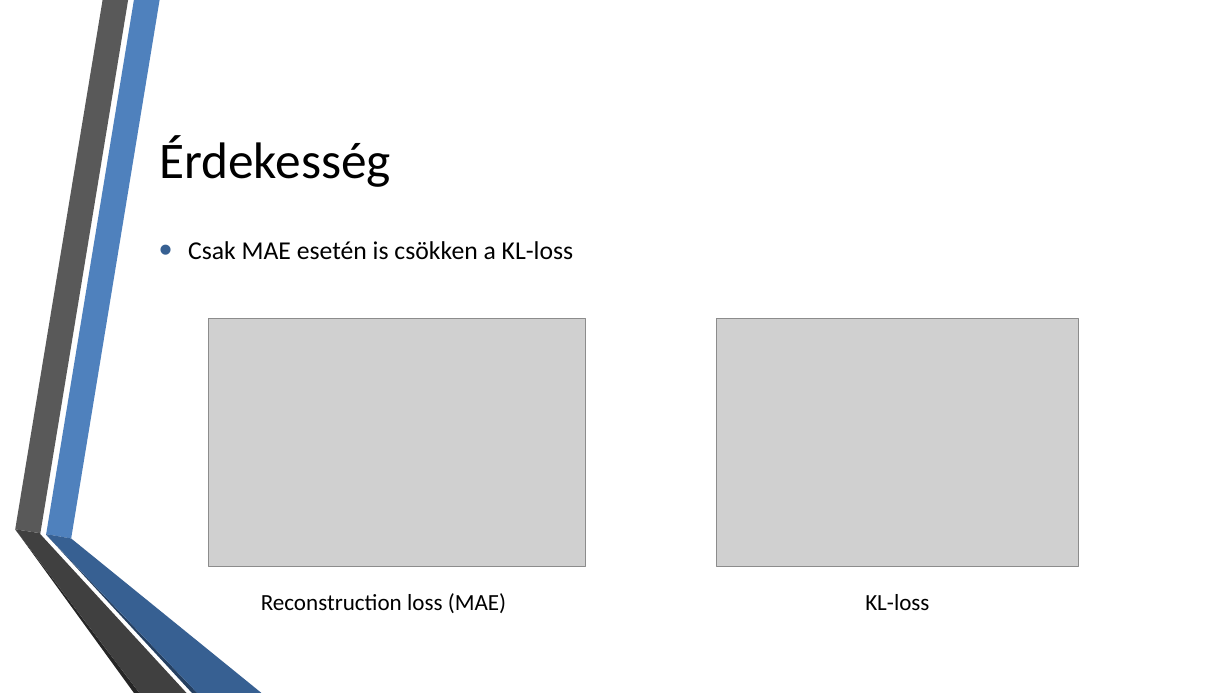
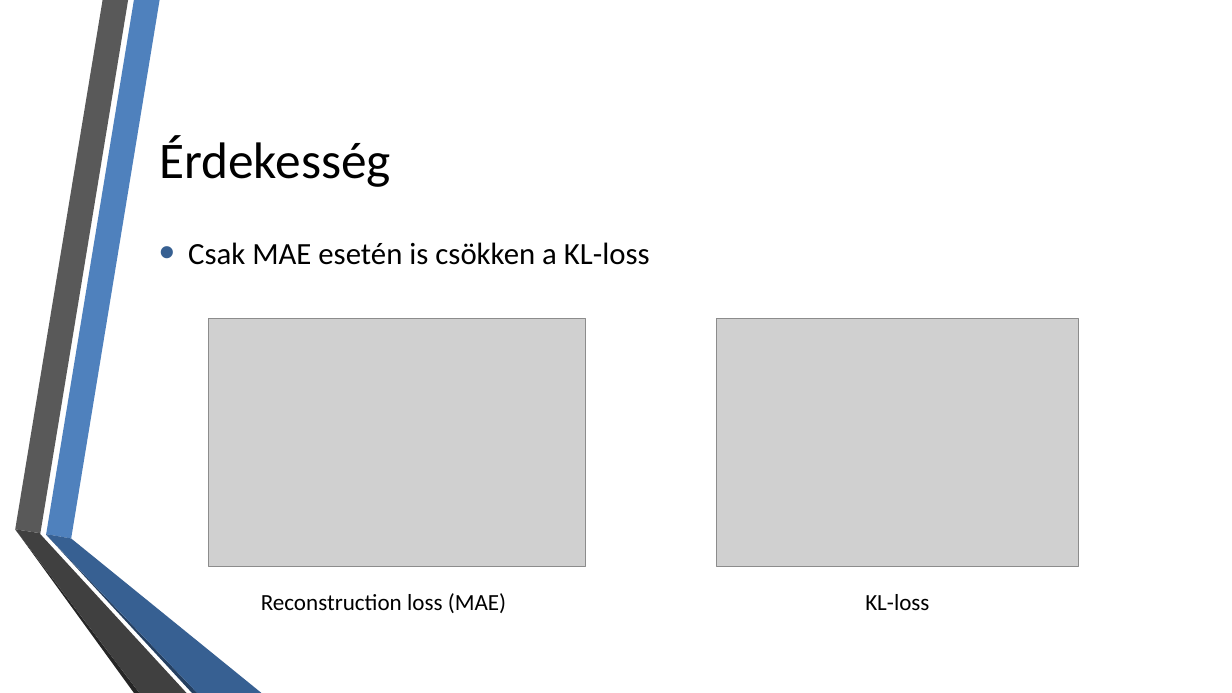
Before and after one commit to ffabi/SemesterProject, a slide deck: slide 6 of Szimpózium0401.pptx. Drawn at 1232x693 pixels with LibreOffice and Linux fonts; fonts in the diff are those of the drawing; grey boxes stand for pictures; background and template pictures are left out. Boxes give left, top, right and bottom in pixels: in the first picture for what was removed or moved away, otherwise in the second. Text is boxed around its words. In the diff, an @@ line names an element or a change of style, - is before the commit and + after.

```diff
--- a/Szimpózium0401.pptx
+++ b/Szimpózium0401.pptx
@@ text "Csak MAE esetén is csökken ..." at bbox=[188, 242, 650, 265]: size 20 to 24 pt @@
```
Also in this commit, not shown: 2 other slides changed, 2 slides added.
